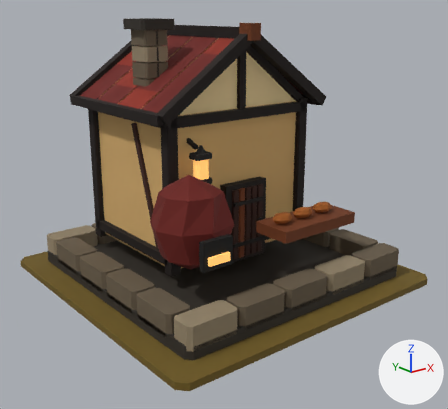
One commit to the glTF model art/bakery_t4/bakery_t4.glb: the scene before it, then after it.
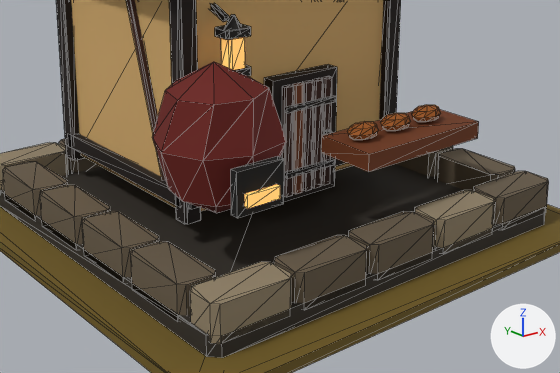
Old and new are each drawn whole from a 50 mm camera at (-2.82, -3.61, 2.01) aimed at (-0.03, -0.12, 0.61) and again close up on the part from 12% to 91% of the width and 33% to 90% of the height. Lighting does not change. The marker at lower right points along +X, +Y and +Z. The first two pictures are the older version. The close-ups show mesh edges as thin lines.

Names of what the first close-up shows: 'MMR | bakery | T04 Architecture.001', 'MMR | bakery | Tier 04 Ground.001'.
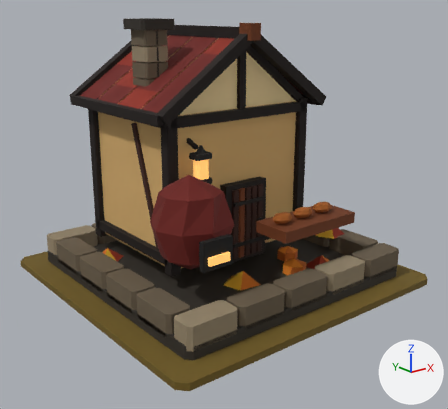
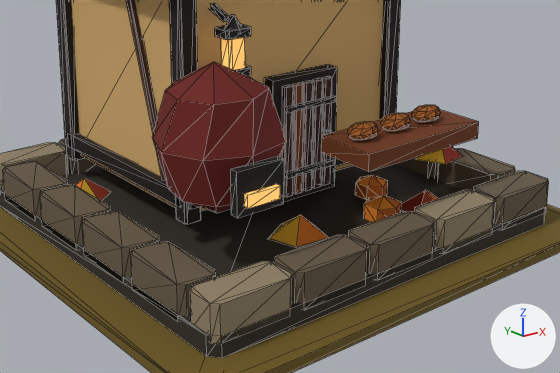
Where the change shows, as pixel boxes (x1, y1, x2, y2) in the close-ups (560 x 373 px):
'MMR | bakery | T04 Autumn Dressing.001', added
    after: (75, 146, 462, 247)

The edits, one by one:
Mesh me_mmr___bakery___t04_autumn_dressing_001 is new.
It has 50 vertices, 56 faces and spans x -0.8..0.95, y -0.77..0.6, z 0.09..0.32.
It uses material mat_mmr___shared_palette_atlas (picture img_mmr_shared_color_palette_64).
Object 'MMR | bakery | T04 Autumn Dressing.001' (ob_mmr___bakery___t04_autumn_dressing_001) is new; it shows me_mmr___bakery___t04_autumn_dressing_001.
Its location is (0.0, 0.0, 0.05).
